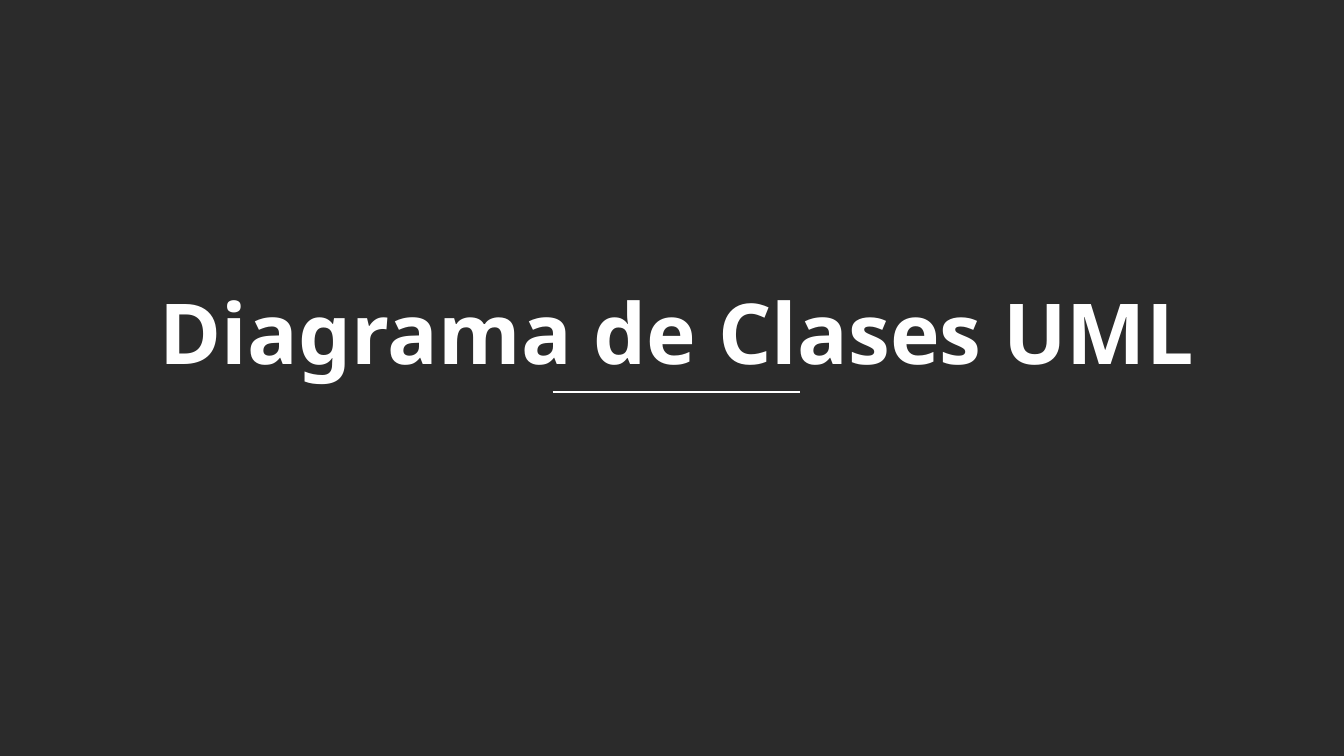
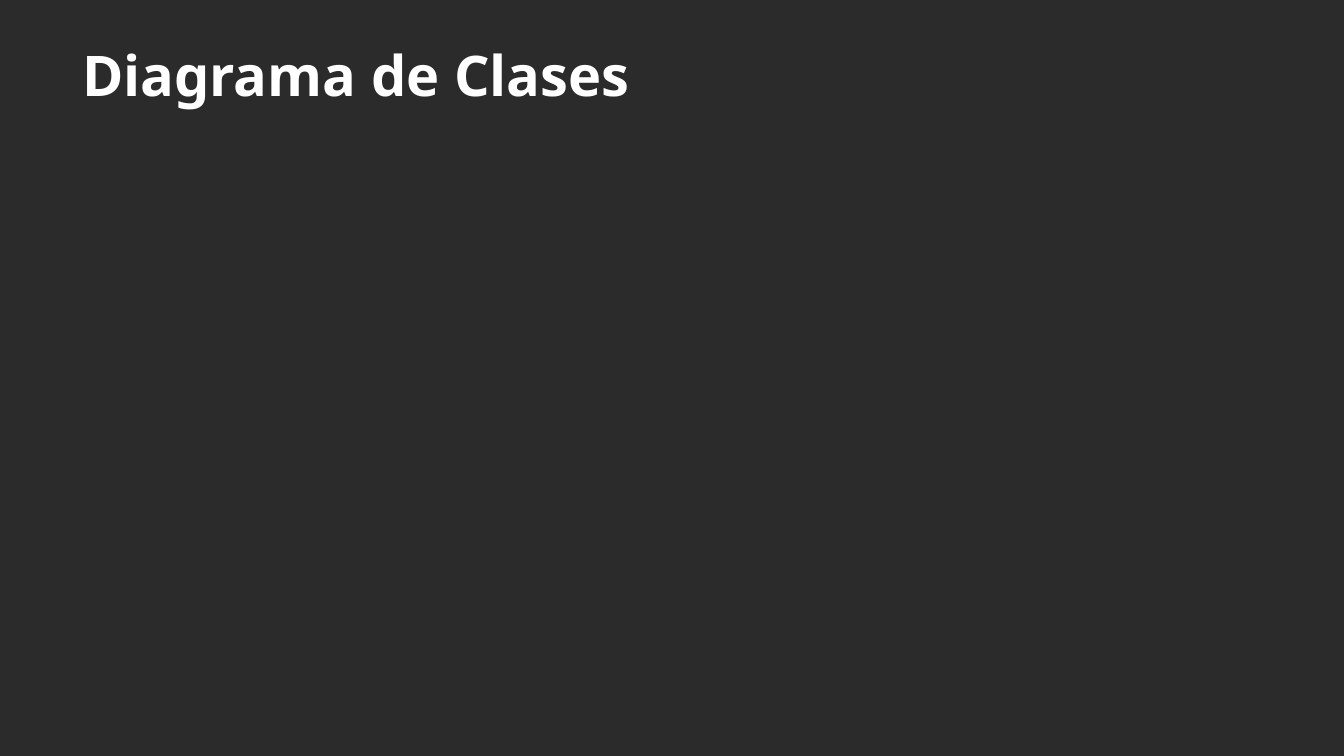
Before and after one commit to BrandonDuv033/Panify, a slide deck: slide 12 of Tercer Trimestre/Presentación - 3 Trimestre.pptx (slide 10 before the commit). Drawn at 1344x756 pixels with LibreOffice and Linux fonts; fonts in the diff are those of the drawing; background and template pictures are left out; a plain dark background stands for a picture behind light text. Boxes give left, top, right and bottom in pixels: in the first picture for what was removed or moved away, otherwise in the second. Text is boxed around its words. In the diff, an @@ line names an element or a change of style, - is before the commit and + after.

```diff
--- a/Tercer Trimestre/Presentación - 3 Trimestre.pptx
+++ b/Tercer Trimestre/Presentación - 3 Trimestre.pptx
@@ text at box(82, 53, 629, 110): text changed; size 60 to 40 pt @@
-Diagrama de Clases UML
+Diagrama de Clases
@@ line removed from (553, 392) to (801, 392) @@
```
Also in this commit, not shown: 6 slides added, 4 slides removed, 2 other files.
